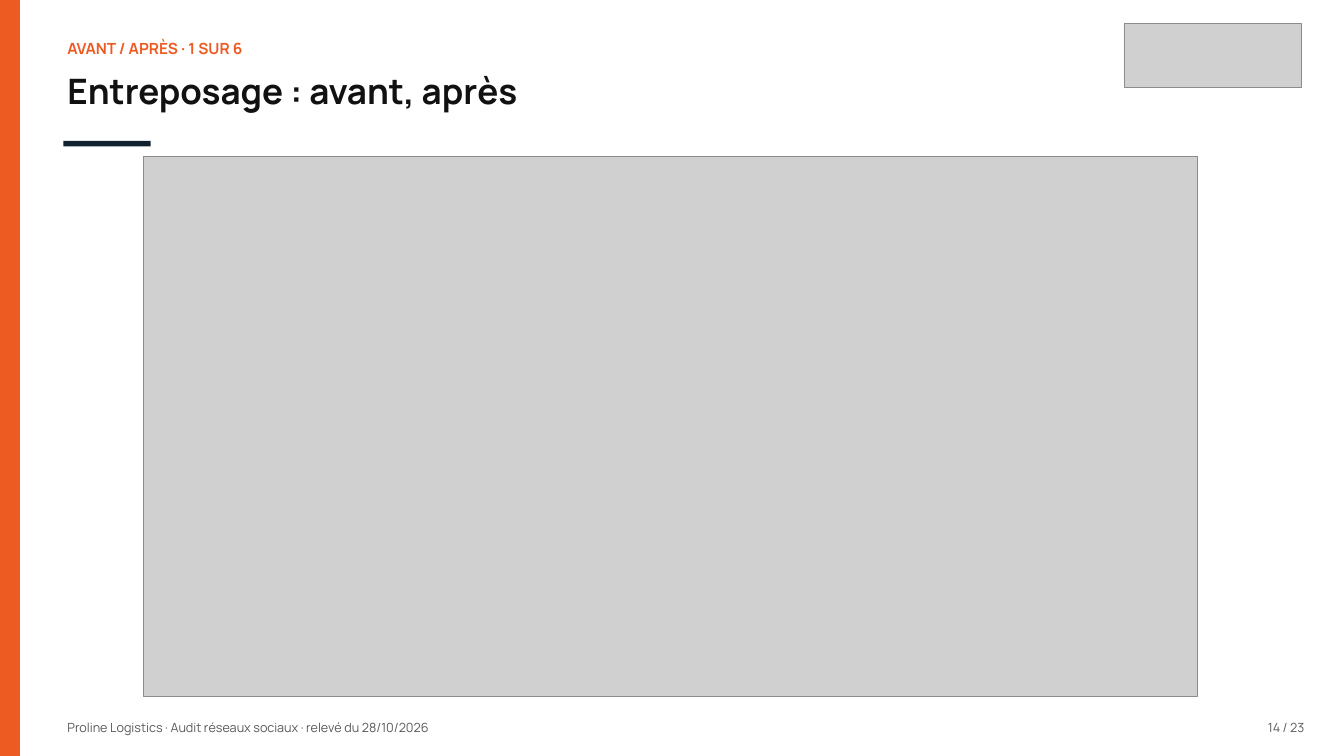
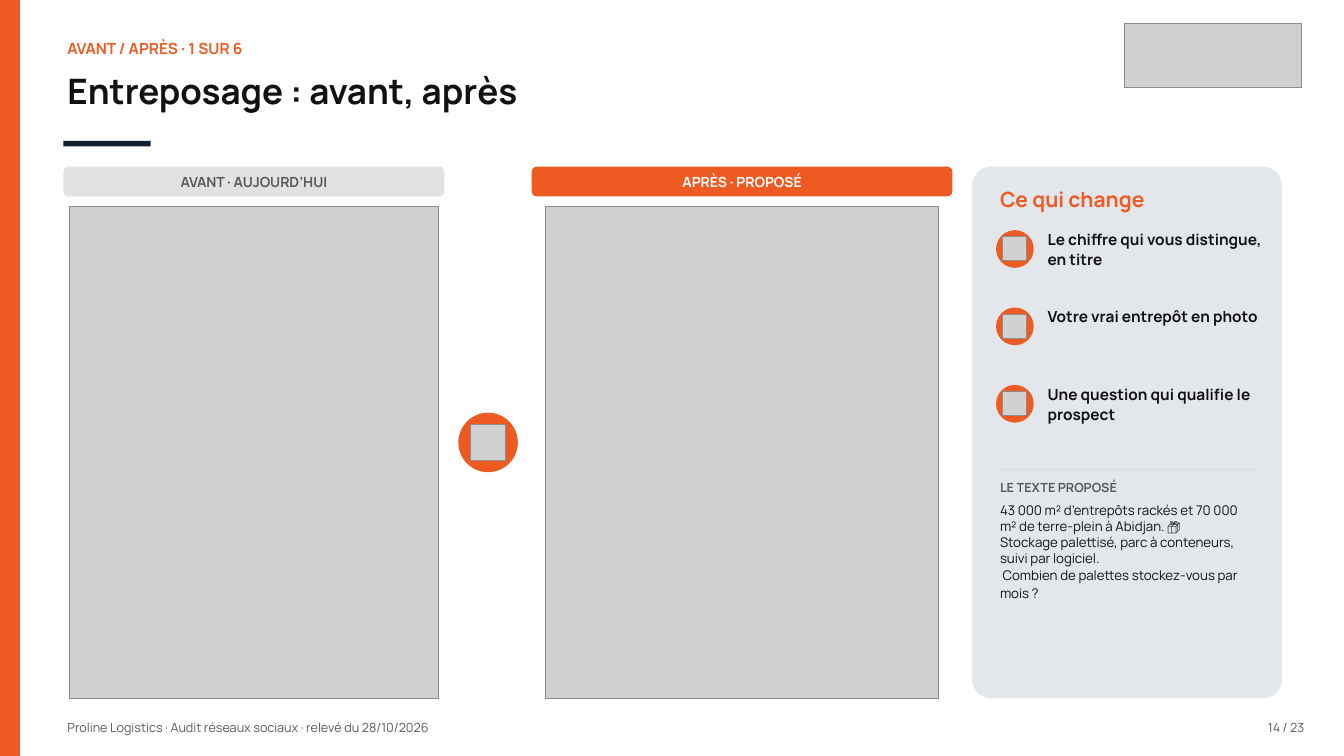
Before and after one commit to leslita06/fatima-unifood-fictif, a slide deck: slide 14 of tmp-tj/261028_proline-logistics_audit-reseaux-sociaux_v1.pptx. Drawn at 1344x756 pixels with LibreOffice and Linux fonts; fonts in the diff are those of the drawing; grey boxes stand for pictures. Boxes give left, top, right and bottom in pixels: in the first picture for what was removed or moved away, otherwise in the second. Text is boxed around its words. In the diff, an @@ line names an element or a change of style, - is before the commit and + after.

Commit message:
tmp

```diff
--- a/tmp-tj/261028_proline-logistics_audit-reseaux-sociaux_v1.pptx
+++ b/tmp-tj/261028_proline-logistics_audit-reseaux-sociaux_v1.pptx
@@ rounded rectangle added at [64,166,445,197], fill #E2E2E2 @@
@@ picture removed at [144,157,1198,697] @@
@@ text added at [181,177,328,187], 10 pt, text #5A5A5A, bold @@
+AVANT · AUJOURD’HUI
@@ rounded rectangle added at [532,166,953,197], fill #EE5B22 @@
@@ text added at [682,174,801,187], 10 pt, text #FFFFFF, bold @@
+APRÈS · PROPOSÉ
@@ rounded rectangle added at [973,166,1282,699], fill #E3E7EC @@
@@ picture added at [70,207,440,699] @@
@@ picture added at [545,207,940,699] @@
@@ text added at [1000,191,1144,213], 15 pt, text #EE5B22, bold @@
+Ce qui change
@@ ellipse added at [996,230,1033,267], fill #EE5B22 @@
@@ picture added at [1003,237,1027,261] @@
@@ text added at [1048,233,1262,266], 11 pt, text #111111, bold @@
+Le chiffre qui vous distingue, en titre
@@ ellipse added at [996,308,1033,345], fill #EE5B22 @@
@@ picture added at [1003,315,1027,339] @@
@@ text added at [1048,310,1257,326], 11 pt, text #111111, bold @@
+Votre vrai entrepôt en photo
@@ ellipse added at [996,385,1033,422], fill #EE5B22 @@
@@ text added at [1048,388,1251,424], 11 pt, text #111111, bold @@
+Une question qui qualifie le prospect
@@ ellipse added at [459,412,518,472], fill #EE5B22 @@
@@ picture added at [1003,392,1027,416] @@
@@ picture added at [471,424,506,460] @@
@@ rectangle added at [996,469,1258,471], fill #E2E2E2 @@
@@ text added at [1000,480,1117,492], 9 pt, text #5A5A5A, bold @@
+LE TEXTE PROPOSÉ
@@ text added at [1000,504,1238,598], 9.5 pt, text #111111 @@
+43 000 m² d’entrepôts rackés et 70 000 m² de terre-plein à Abidjan. 📦
+Stockage palettisé, parc à conteneurs, suivi par logiciel.
+Combien de palettes stockez-vous par mois ?
```
Also in this commit, not shown: 13 other slides changed.
